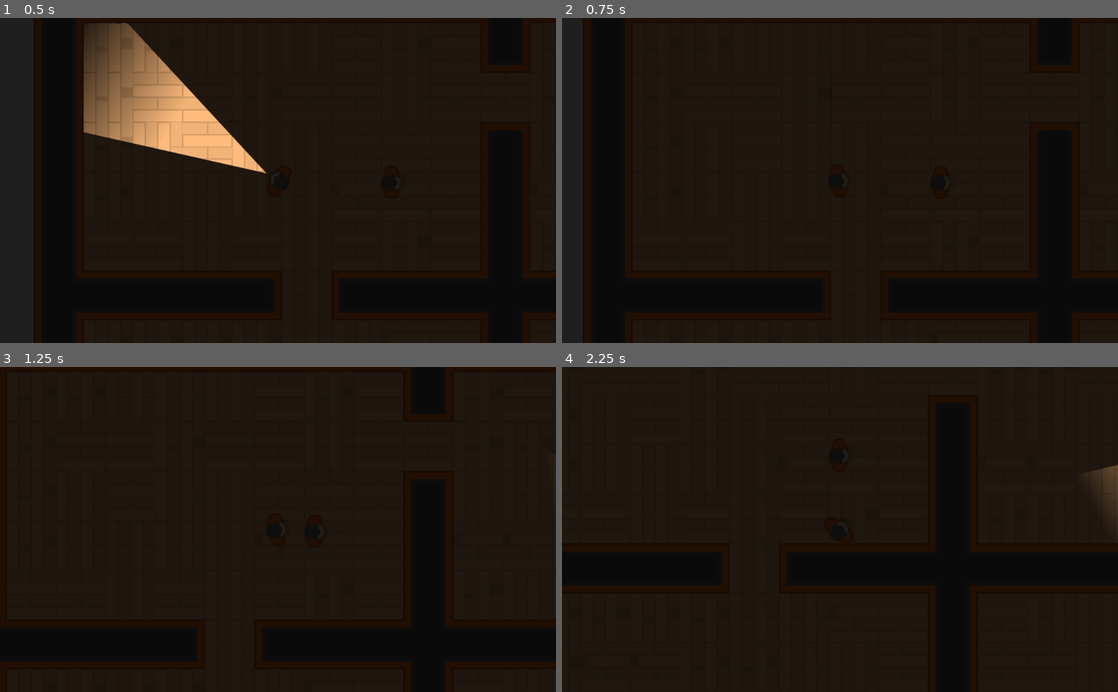
Above: before the commit, frames 1-4 (two rows, left to right).
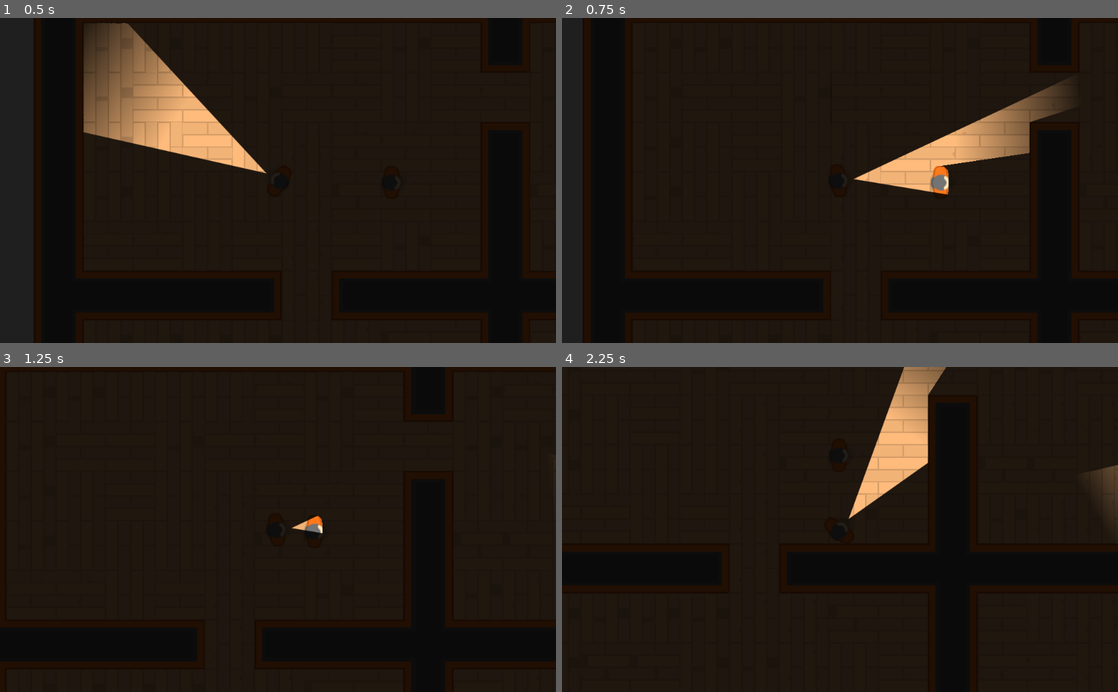
Above: after the commit, the same moments.

Repository: vivekbhandari93/Heist-Master-2D
Game: Godot game, scene res://Levels/TemplateLevel.tscn
Same seed, same stepped clock (60 frames per second), same inputs: the game is played once before the commit and once after it. Before the commit the project has no main scene; this scene is started directly in both runs.
Inputs (mouse positions are in pixels of both pictures, inside the frame that each line leads up to):
- Up to frame 1 (0.5 s): no input
- Up to frame 2 (0.75 s): tap Enter at 0.5 s; move the mouse to (962, 164) at 0.52 s; hold D (right) from 0.53 s (still down); tap Space (torch_toggle) at 0.6 s
- Up to frame 3 (1.25 s): keep holding D (right)
- Up to frame 4 (2.25 s): move the mouse to (728, 545) at 1.27 s; release D (right) at 1.28 s; hold S (down) 1.28-2.03 s; tap Space (torch_toggle) at 1.35, 2.1 s; move the mouse to (895, 458) at 2.02 s; hold D (right) from 2.03 s (still down)

Frame 1 is identical in both runs. In frame 2, 4.2% of the frame differs, in the area x 52-91%, y 19-55%; in frame 3, 0.2%; in frame 4, 3.3%.
Error after the commit: Invalid get index 'ene' (on base: 'Light2D'). (res://Characters/PlayerCharacter.gd:26)

Commit message:
Player detection functionality added in camera.

Diff:
--- a/Cameras/Camera.tscn
+++ b/Cameras/Camera.tscn
@@ -1,8 +1,9 @@
-[gd_scene load_steps=6 format=2]
+[gd_scene load_steps=7 format=2]
 
 [ext_resource path="res://GFX/PNG/Tiles/tile_463.png" type="Texture" id=1]
 [ext_resource path="res://GFX/PNG/Tiles/tile_536.png" type="Texture" id=2]
 [ext_resource path="res://Lightmaps/Torch.tscn" type="PackedScene" id=3]
+[ext_resource path="res://Cameras/PlayerDetection.gd" type="Script" id=4]
 
 [sub_resource type="RectangleShape2D" id=1]
 extents = Vector2( 20.6989, 18.6561 )
@@ -13,7 +14,7 @@
 loop = true
 step = 1.0
 tracks/0/type = "value"
-tracks/0/path = NodePath("KinematicBody2D:rotation_degrees")
+tracks/0/path = NodePath("CameraBody:rotation_degrees")
 tracks/0/interp = 1
 tracks/0/loop_wrap = true
 tracks/0/imported = false
@@ -27,24 +28,27 @@
 
 [node name="Camera" type="Node2D"]
 
-[node name="Sprite" type="Sprite" parent="."]
+[node name="Handle" type="Sprite" parent="."]
 scale = Vector2( 0.1, 0.25 )
 texture = ExtResource( 1 )
 
-[node name="KinematicBody2D" type="KinematicBody2D" parent="."]
+[node name="CameraBody" type="KinematicBody2D" parent="."]
 position = Vector2( 5.7, 0 )
 rotation = 0.523599
+collision_layer = 4
+collision_mask = 3
+script = ExtResource( 4 )
 
-[node name="Sprite" type="Sprite" parent="KinematicBody2D"]
+[node name="Sprite" type="Sprite" parent="CameraBody"]
 rotation = 1.5708
 scale = Vector2( 0.25, 0.25 )
 texture = ExtResource( 2 )
 
-[node name="CollisionShape2D" type="CollisionShape2D" parent="KinematicBody2D"]
+[node name="CollisionShape2D" type="CollisionShape2D" parent="CameraBody"]
 visible = false
 shape = SubResource( 1 )
 
-[node name="Torch" parent="KinematicBody2D" instance=ExtResource( 3 )]
+[node name="Torch" parent="CameraBody" instance=ExtResource( 3 )]
 position = Vector2( 5, 0 )
 
 [node name="AnimationPlayer" type="AnimationPlayer" parent="."]
--- /dev/null
+++ b/Cameras/PlayerDetection.gd
@@ -0,0 +1,43 @@
+extends "res://Characters/TemplateCharacter.gd"
+
+const FOV_TOLERANCE = 20
+const MAX_DETECTION_RANGE = 320
+const RED = Color.red
+const WHITE = Color.white
+
+var player
+
+func _ready():
+
+	player = get_node("/root").find_node("PlayerCharacter", true, false)
+
+
+func _process(delta):
+	if player_in_FOV() and player_in_LOS():
+		$Torch.color = RED
+	else:
+		$Torch.color = WHITE
+
+
+func player_in_FOV():
+	var npc_facing_direction = Vector2(1,0).rotated(global_rotation)
+	var direction_to_player = (player.position - global_position).normalized()
+
+	if abs(direction_to_player.angle_to(npc_facing_direction)) < deg2rad(FOV_TOLERANCE):
+		return true
+	else:
+		return false
+
+
+func player_in_LOS():
+	var space = get_world_2d().direct_space_state
+	var LOS_to_player = space.intersect_ray(global_position, player.global_position, [self], collision_mask)
+
+	if not LOS_to_player:
+		return false
+
+	var distance_to_player = player.global_position.distance_to(global_position)
+	if LOS_to_player.collider == player and distance_to_player < MAX_DETECTION_RANGE:
+		return true
+	else:
+		return false
--- a/Characters/PlayerCharacter.gd
+++ b/Characters/PlayerCharacter.gd
@@ -23,4 +23,4 @@
 
 func _input(event):
 	if Input.is_action_just_pressed("torch_toggle"):
-		$Torch.enabled = not $Torch.enabled
+		$Torch.enabled = not $Torch.ene
--- a/Characters/PlayerCharacter.tscn
+++ b/Characters/PlayerCharacter.tscn
@@ -5,6 +5,7 @@
 [ext_resource path="res://Lightmaps/Torch.tscn" type="PackedScene" id=3]
 
 [node name="PlayerCharacter" instance=ExtResource( 1 )]
+collision_mask = 6
 script = ExtResource( 2 )
 
 [node name="Torch" parent="." index="2" instance=ExtResource( 3 )]
--- a/Levels/TemplateLevel.tscn
+++ b/Levels/TemplateLevel.tscn
@@ -9,6 +9,8 @@
 
 [node name="TileMap" type="TileMap" parent="."]
 tile_set = ExtResource( 1 )
+collision_layer = 2
+collision_mask = 5
 format = 1
 tile_data = PoolIntArray( -1, 0, 0, -65536, 0, 2, -65535, 0, 2, -65534, 0, 2, -65533, 0, 2, -65532, 0, 2, -65531, 0, 2, …(2956 unchanged characters)…
 
--- a/project.godot
+++ b/project.godot
@@ -16,6 +16,7 @@
 [application]
 
 config/name="Heist Master 2D"
+run/main_scene="res://Levels/TemplateLevel.tscn"
 config/icon="res://icon.png"
 
 [input]
@@ -46,6 +47,12 @@
  ]
 }
 
+[layer_names]
+
+2d_physics/layer_1="player"
+2d_physics/layer_2="tilemap"
+2d_physics/layer_3="npc"
+
 [rendering]
 
 environment/default_clear_color=Color( 0.129412, 0.12549, 0.12549, 1 )
